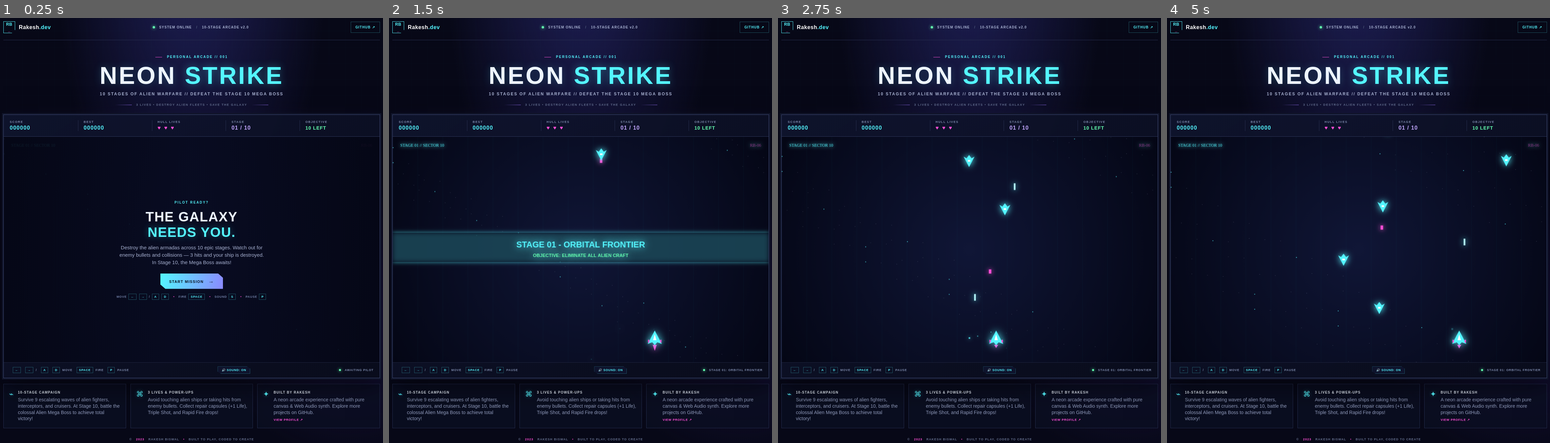
Above: before the commit, frames 1-4 (left to right).
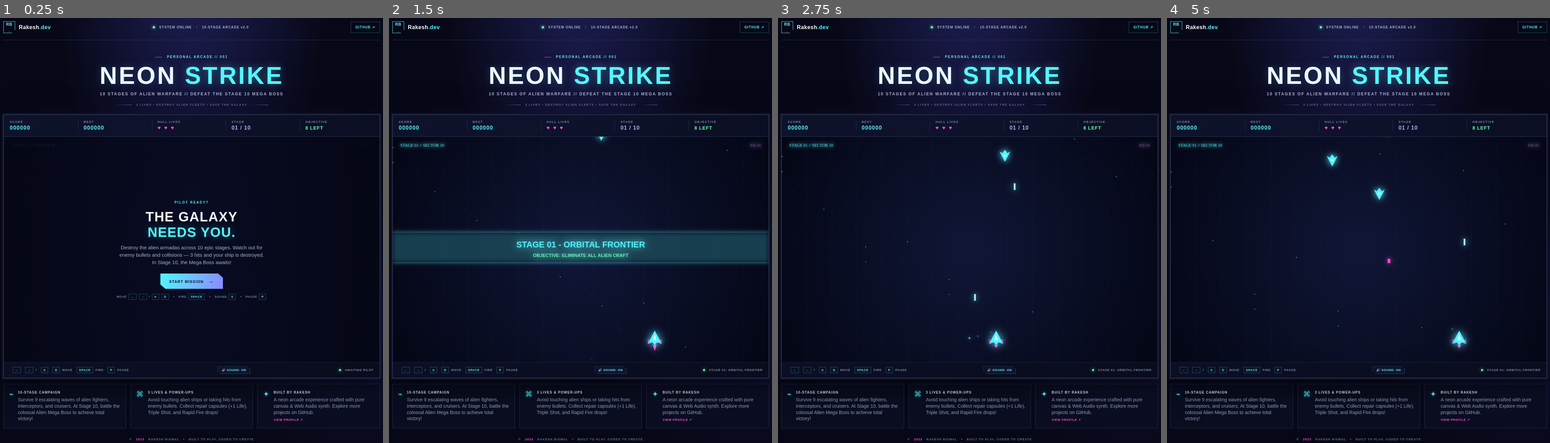
Above: after the commit, the same moments.

Repository: RakeshBiswal-6/neon-space-shooter
Game: browser game, page index.html
The game is run twice, just before and just after one commit, with the same random seed, the same clock (stepped at 60 frames per second) and the same inputs.
Inputs:
- Up to frame 1 (0.25 s): no input
- Up to frame 2 (1.5 s): click "START MISSION →" at 0.27 s; hold Right from 1.03 s (still down); tap Space at 1.1 s
- Up to frame 3 (2.75 s): release Right at 1.53 s; hold Down 1.58-1.85 s; tap Space at 1.6, 2.1, 2.6 s; hold Left 1.9-2.47 s; hold Right from 2.52 s (still down)
- Up to frame 4 (5 s): tap Space every 0.5 s from 3.1 to 4.6 s; release Right at 3.18 s; hold Left 3.23-3.67 s; hold Down 3.72-4.05 s; hold Right 4.1-4.6 s; hold Down 4.65-4.92 s; hold Left from 4.97 s (still down)

The runs differ from the first frame. In frame 1, less than 0.1% of the frame differs, in the area x 79-86%, y 25-27%; in frame 2, 0.2%; in frame 3, 0.4%; in frame 4, 0.7%, in the area x 41-91%, y 25-70%.

Commit message:
fix: bullets now destroy enemies, rebalance stage difficulty (easy Stage 1 -> hard Stage 9)

Diff:
--- a/game.js
+++ b/game.js
@@ -158,17 +158,19 @@
 
   // --- Game Data & Configurations ---
   const TOTAL_STAGES = 10;
+  // Stage difficulty ramps up gradually: Stage 1 is very easy, Stage 9 is brutal
+  // speedMod multiplies enemy base speed; spawnInterval is seconds between spawns (higher = easier)
   const STAGE_CONFIG = [
-    { name: "ORBITAL FRONTIER", killsRequired: 10, spawnInterval: 1.1, speedMod: 1.0, types: ["scout"] },
-    { name: "ASTEROID SECTOR", killsRequired: 12, spawnInterval: 1.0, speedMod: 1.08, types: ["scout", "interceptor"] },
-    { name: "NEBULA PATROL", killsRequired: 14, spawnInterval: 0.95, speedMod: 1.15, types: ["scout", "interceptor", "zigzag"] },
-    { name: "CYBER CORRIDOR", killsRequired: 16, spawnInterval: 0.9, speedMod: 1.22, types: ["scout", "heavy", "zigzag"] },
-    { name: "ION STORM", killsRequired: 18, spawnInterval: 0.85, speedMod: 1.28, types: ["interceptor", "heavy", "bomber"] },
-    { name: "VOID ABYSS", killsRequired: 20, spawnInterval: 0.8, speedMod: 1.34, types: ["scout", "stealth", "heavy"] },
-    { name: "CRIMSON SQUADRON", killsRequired: 22, spawnInterval: 0.75, speedMod: 1.4, types: ["heavy", "stealth", "bomber"] },
-    { name: "ARMADA VANGUARD", killsRequired: 24, spawnInterval: 0.7, speedMod: 1.46, types: ["interceptor", "heavy", "bomber", "stealth"] },
-    { name: "TITAN'S GATE", killsRequired: 26, spawnInterval: 0.65, speedMod: 1.52, types: ["heavy", "bomber", "stealth", "interceptor"] },
-    { name: "MEGA BOSS: CYBER-COLOSSUS", killsRequired: 1, spawnInterval: 999, speedMod: 1.6, types: ["boss"] }
+    { name: "ORBITAL FRONTIER",       killsRequired: 8,  spawnInterval: 2.0,  speedMod: 0.45, types: ["scout"] },
+    { name: "ASTEROID SECTOR",        killsRequired: 10, spawnInterval: 1.7,  speedMod: 0.55, types: ["scout", "scout", "interceptor"] },
+    { name: "NEBULA PATROL",          killsRequired: 12, spawnInterval: 1.5,  speedMod: 0.65, types: ["scout", "interceptor", "zigzag"] },
+    { name: "CYBER CORRIDOR",         killsRequired: 14, spawnInterval: 1.35, speedMod: 0.75, types: ["scout", "heavy", "zigzag"] },
+    { name: "ION STORM",              killsRequired: 16, spawnInterval: 1.2,  speedMod: 0.85, types: ["interceptor", "heavy", "bomber"] },
+    { name: "VOID ABYSS",             killsRequired: 18, spawnInterval: 1.1,  speedMod: 0.95, types: ["scout", "stealth", "heavy"] },
+    { name: "CRIMSON SQUADRON",       killsRequired: 20, spawnInterval: 1.0,  speedMod: 1.05, types: ["heavy", "stealth", "bomber"] },
+    { name: "ARMADA VANGUARD",        killsRequired: 22, spawnInterval: 0.85, speedMod: 1.18, types: ["interceptor", "heavy", "bomber", "stealth"] },
+    { name: "TITAN'S GATE",           killsRequired: 24, spawnInterval: 0.7,  speedMod: 1.35, types: ["heavy", "bomber", "stealth", "interceptor"] },
+    { name: "MEGA BOSS: CYBER-COLOSSUS", killsRequired: 1, spawnInterval: 999, speedMod: 1.5, types: ["boss"] }
   ];
 
   // Game state variables
@@ -429,17 +431,17 @@
     let color = "#9b72ff";
 
     if (type === "scout") {
-      w = 26; h = 20; hp = 1; speed = 105 * cfg.speedMod; color = "#54f6ff";
+      w = 26; h = 20; hp = 1; speed = 90 * cfg.speedMod; color = "#54f6ff";
     } else if (type === "interceptor") {
-      w = 24; h = 22; hp = 1; speed = 150 * cfg.speedMod; color = "#ffea54";
+      w = 24; h = 22; hp = 1; speed = 120 * cfg.speedMod; color = "#ffea54";
     } else if (type === "heavy") {
-      w = 40; h = 28; hp = 3; speed = 80 * cfg.speedMod; color = "#ff4fd8";
+      w = 40; h = 28; hp = 3; speed = 65 * cfg.speedMod; color = "#ff4fd8";
     } else if (type === "zigzag") {
-      w = 28; h = 22; hp = 2; speed = 110 * cfg.speedMod; color = "#63ffb0";
+      w = 28; h = 22; hp = 2; speed = 85 * cfg.speedMod; color = "#63ffb0";
     } else if (type === "bomber") {
-      w = 46; h = 32; hp = 4; speed = 75 * cfg.speedMod; color = "#ff5555";
+      w = 46; h = 32; hp = 4; speed = 55 * cfg.speedMod; color = "#ff5555";
     } else if (type === "stealth") {
-      w = 28; h = 24; hp = 2; speed = 125 * cfg.speedMod; color = "#bf6bff";
+      w = 28; h = 24; hp = 2; speed = 100 * cfg.speedMod; color = "#bf6bff";
     }
 
     enemies.push({
@@ -484,20 +486,24 @@
 
     if (player.tripleShotTimer > 0) {
       // 3-way spread laser
-      bullets.push({ x: player.x, y: player.y - 18, vx: 0, vy: -530 });
-      bullets.push({ x: player.x - 12, y: player.y - 14, vx: -90, vy: -510 });
-      bullets.push({ x: player.x + 12, y: player.y - 14, vx: 90, vy: -510 });
+      bullets.push({ x: player.x, y: player.y - 18, w: 8, h: 18, vx: 0, vy: -530 });
+      bullets.push({ x: player.x - 12, y: player.y - 14, w: 8, h: 18, vx: -90, vy: -510 });
+      bullets.push({ x: player.x + 12, y: player.y - 14, w: 8, h: 18, vx: 90, vy: -510 });
       addBurst(player.x, player.y - 20, "#54f6ff", 4);
     } else {
       // Standard laser
-      bullets.push({ x: player.x, y: player.y - 18, vx: 0, vy: -530 });
+      bullets.push({ x: player.x, y: player.y - 18, w: 8, h: 18, vx: 0, vy: -530 });
       addBurst(player.x, player.y - 20, "#54f6ff", 2);
     }
     playLaser();
   }
 
   function hit(a, b) {
-    return Math.abs(a.x - b.x) < (a.w + b.w) * 0.42 && Math.abs(a.y - b.y) < (a.h + b.h) * 0.42;
+    const aw = a.w || 8;
+    const ah = a.h || 12;
+    const bw = b.w || 8;
+    const bh = b.h || 12;
+    return Math.abs(a.x - b.x) < (aw + bw) * 0.5 && Math.abs(a.y - b.y) < (ah + bh) * 0.5;
   }
 
   // --- Main Update Loop ---
@@ -576,7 +582,7 @@
       const shootingEnemies = enemies.filter((e) => e.y > 20 && e.y < H - 120);
       if (shootingEnemies.length > 0) {
         const shooter = shootingEnemies[Math.floor(Math.random() * shootingEnemies.length)];
-        const bulletSpeed = 200 + currentStage * 12;
+        const bulletSpeed = 140 + currentStage * 18;
 
         if (shooter.type === "heavy" || shooter.type === "bomber") {
           // Dual laser
@@ -587,7 +593,7 @@
         }
         playEnemyLaser();
       }
-      enemyFireTimer = Math.max(0.35, 1.4 - currentStage * 0.09) + Math.random() * 0.3;
+      enemyFireTimer = Math.max(0.45, 2.0 - currentStage * 0.14) + Math.random() * 0.4;
     }
 
     // --- Update Bullets ---
